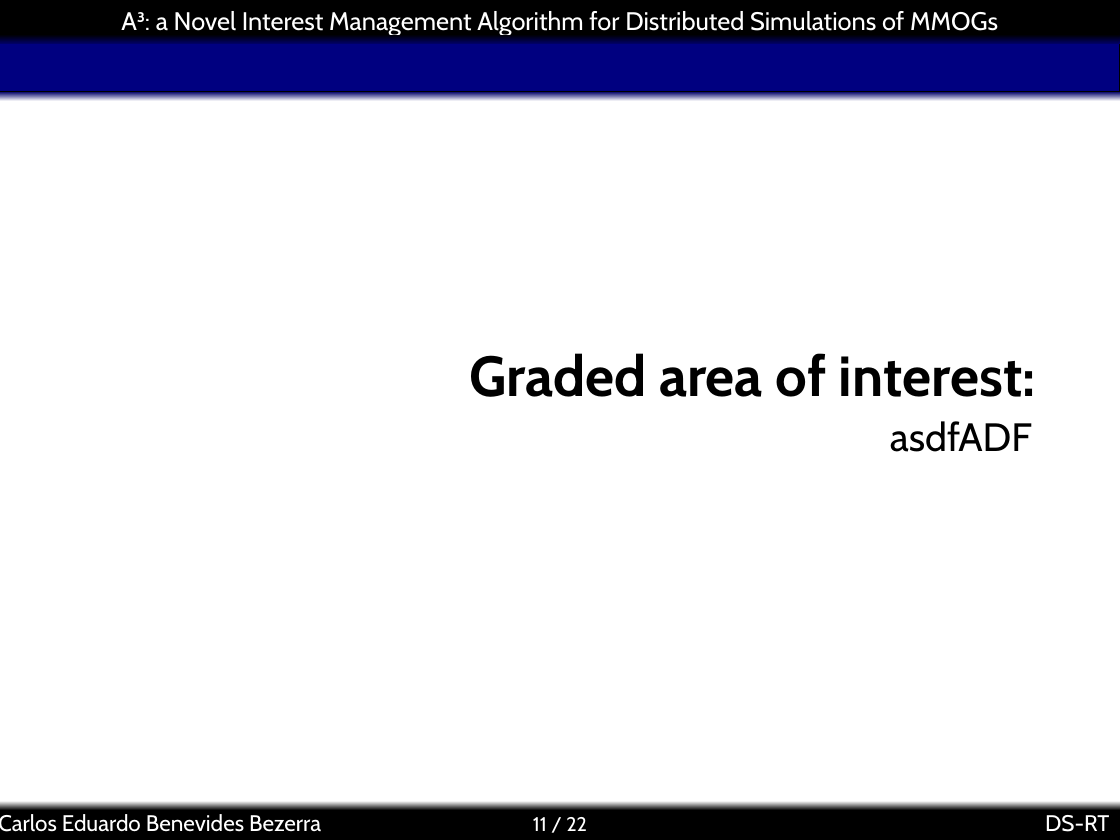
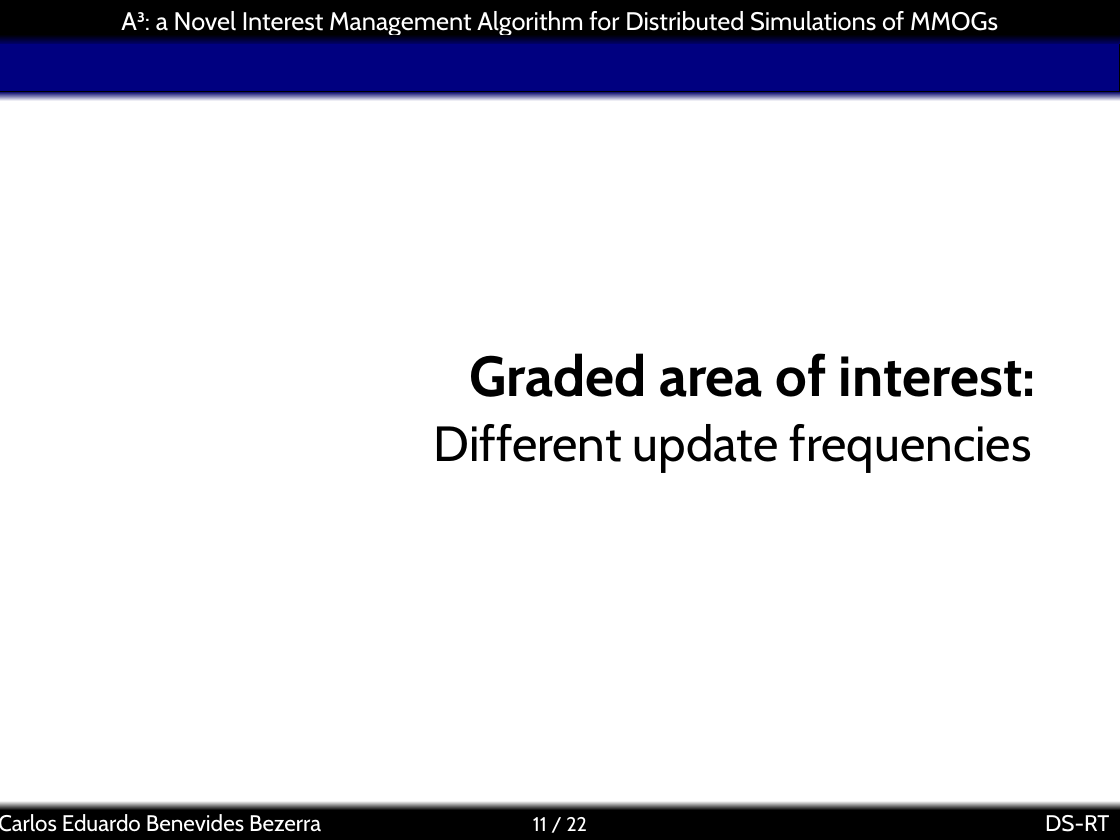
Before and after one commit to kdubezerra/kdubezerra, a slide deck: slide 11 of textos/dsrt/a3slides.ppt. Drawn at 1120x840 pixels with LibreOffice and Linux fonts; fonts in the diff are those of the drawing; background and template pictures are left out. Boxes give left, top, right and bottom in pixels: in the first picture for what was removed or moved away, otherwise in the second. Text is boxed around its words. In the diff, an @@ line names an element or a change of style, - is before the commit and + after.

```diff
--- a/textos/dsrt/a3slides.ppt
+++ b/textos/dsrt/a3slides.ppt
@@ subtitle at [434, 424, 1032, 472]: text changed; size 28 to 35 pt @@
-asdfADF
+Different update frequencies
```
Also in this commit, not shown: 6 other slides changed, 15 slides added, 13 slides removed, 14 other files.
